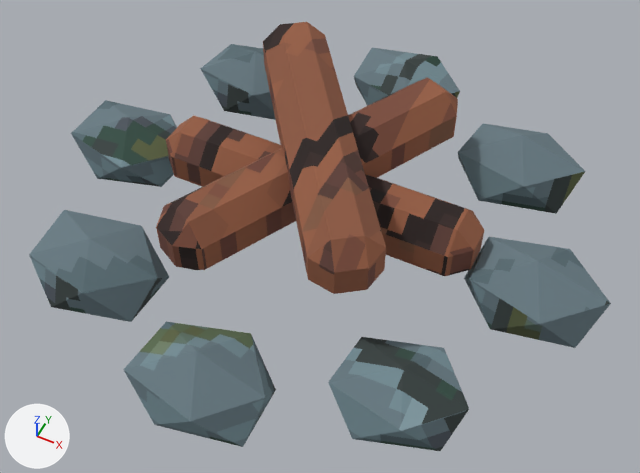
What one commit did to the glTF model ArenaTaticaUnity/Assets/ArenaTatica/Resources/Models/Mapa/bosque/enfeite_fogueira.glb.
Camera for both pictures: a 50 mm lens placed at (0.3, -0.595, 0.755), pointed at (0.021, -0.036, 0.056). Arrows for +X, +Y and +Z are at lower left; the lights stay in place. The older version comes first.

Objects in the first picture: 'bosque_enfeite_fogueira'.
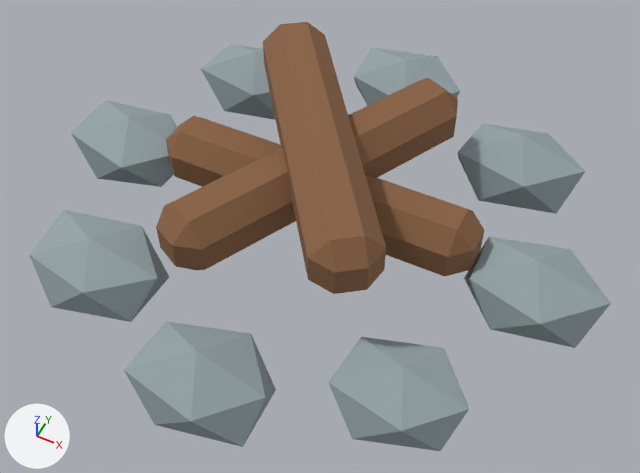
Pixel boxes [x1, y1, x2, y2] of what changed, in the pictures (640 x 473 px):
'bosque_enfeite_fogueira', surface changed (cyan to grey)
    both: [29, 22, 611, 451]

Patch to the scene script:
```diff
--- a/ArenaTaticaUnity/Assets/ArenaTatica/Resources/Models/Mapa/bosque/enfeite_fogueira.glb.py
+++ b/ArenaTaticaUnity/Assets/ArenaTatica/Resources/Models/Mapa/bosque/enfeite_fogueira.glb.py
@@ mat_bosque_pedra @@
 n0 = _N.new('ShaderNodeBsdfPrincipled'); n0.name = 'Principled BSDF'
-n0.inputs[2].default_value = 0.9  # 'Roughness'
+n0.inputs[2].default_value = 0.88  # 'Roughness'
 n1 = _N.new('ShaderNodeOutputMaterial'); n1.name = 'Material Output'
@@ mat_bosque_pedra @@
 n2 = _N.new('ShaderNodeMix'); n2.name = 'Mix'
 n2.inputs[0].default_value = 1.0  # 'Factor'
+n2.inputs[7].default_value = (0.3, 0.37, 0.39, 1.0)  # 'B', grey #95a4a8
 n3 = _N.new('ShaderNodeVertexColor'); n3.name = 'Color Attribute'
-n4 = _N.new('ShaderNodeTexImage'); n4.name = 'Image Texture'
-n4.image = img_bosque_pedra
-n4.interpolation = 'Closest'
 _L.new(n0.outputs[0], n1.inputs[0])  # 'BSDF' to 'Surface'
 _L.new(n2.outputs[2], n0.inputs[0])  # 'Result' to 'Base Color'
-_L.new(n3.outputs[0], n2.inputs[7])  # 'Color' to 'B'
-_L.new(n4.outputs[0], n2.inputs[6])  # 'Color' to 'A'
+_L.new(n3.outputs[0], n2.inputs[6])  # 'Color' to 'A'
@@ mat_bosque_casca @@
 n0 = _N.new('ShaderNodeBsdfPrincipled'); n0.name = 'Principled BSDF'
-n0.inputs[2].default_value = 0.9  # 'Roughness'
+n0.inputs[2].default_value = 0.88  # 'Roughness'
 n1 = _N.new('ShaderNodeOutputMaterial'); n1.name = 'Material Output'
@@ mat_bosque_casca @@
 n2 = _N.new('ShaderNodeMix'); n2.name = 'Mix'
 n2.inputs[0].default_value = 1.0  # 'Factor'
+n2.inputs[7].default_value = (0.25, 0.12, 0.055, 1.0)  # 'B', brown #896142
 n3 = _N.new('ShaderNodeVertexColor'); n3.name = 'Color Attribute'
-n4 = _N.new('ShaderNodeTexImage'); n4.name = 'Image Texture'
-n4.image = img_bosque_casca
-n4.interpolation = 'Closest'
 _L.new(n0.outputs[0], n1.inputs[0])  # 'BSDF' to 'Surface'
 _L.new(n2.outputs[2], n0.inputs[0])  # 'Result' to 'Base Color'
-_L.new(n3.outputs[0], n2.inputs[7])  # 'Color' to 'B'
-_L.new(n4.outputs[0], n2.inputs[6])  # 'Color' to 'A'
+_L.new(n3.outputs[0], n2.inputs[6])  # 'Color' to 'A'
```
